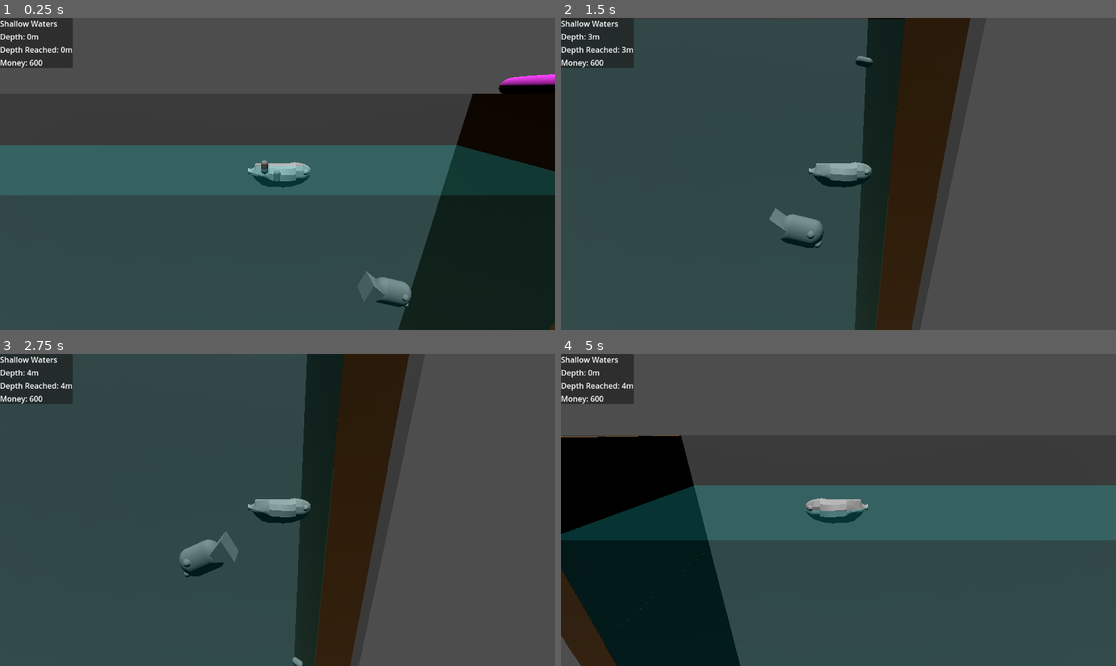
Above: before the commit, frames 1-4 (two rows, left to right).
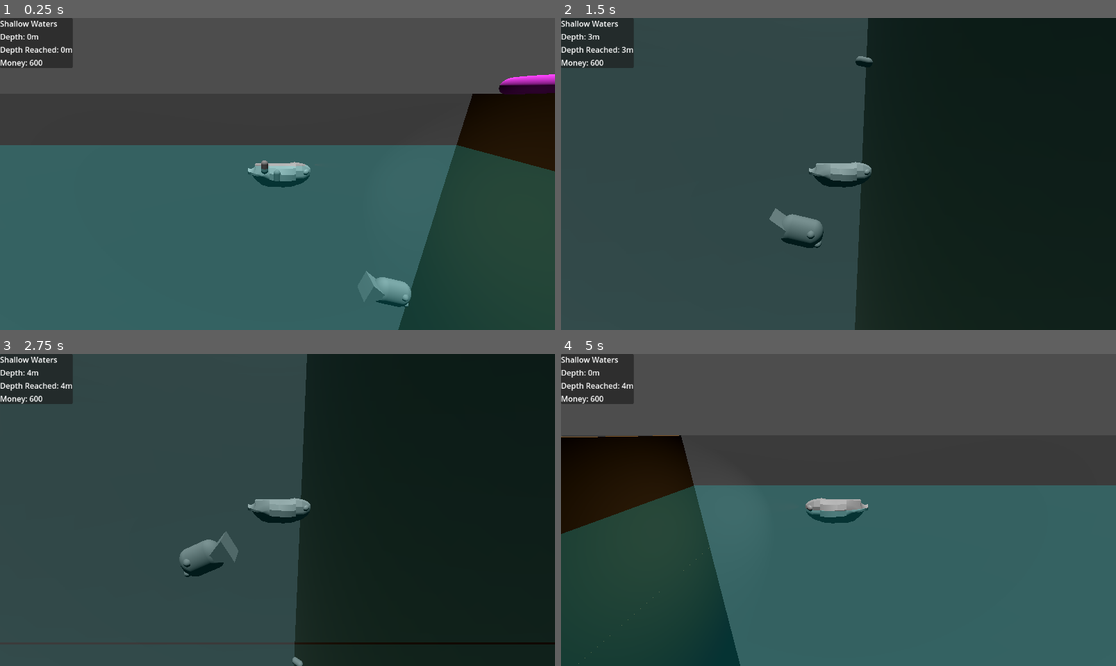
Above: after the commit, the same moments.

Repository: manusfishy/too-fishy
Game: Godot game, scene res://scenes/main_scene.tscn
The game is run twice, just before and just after one commit, with the same random seed, the same clock (stepped at 60 frames per second) and the same inputs.
Inputs (mouse positions are in pixels of both pictures, inside the frame that each line leads up to):
- Up to frame 1 (0.25 s): no input
- Up to frame 2 (1.5 s): move the mouse to (960, 158) at 0.52 s; press the mouse at (960, 158) at 0.53 s; hold Right (move_right) 0.53-1.28 s; move the mouse to (727, 189) at 1.27 s; release the mouse at (727, 189) at 1.28 s; hold Down (move_down) from 1.28 s (still down); click (727, 189) at 1.35 s
- Up to frame 3 (2.75 s): move the mouse to (333, 441) at 2.02 s; release Down (move_down) at 2.03 s; press the mouse at (333, 441) at 2.03 s; hold Right (move_right) from 2.03 s (still down)
- Up to frame 4 (5 s): move the mouse to (810, 572) at 2.77 s; release Right (move_right) at 2.78 s; release the mouse at (810, 572) at 2.78 s; hold Up (move_up) 2.78-3.53 s; click (810, 572) at 2.85 s; move the mouse to (1005, 556) at 3.52 s; press the mouse at (1005, 556) at 3.53 s; hold Left (move_left) from 3.53 s (still down); move the mouse to (672, 463) at 4.27 s; release the mouse at (672, 463) at 4.28 s; click (672, 463) at 4.35 s

The runs differ from the first frame. In frame 1, 30% of the frame differs, in the area x 0-100%, y 21-100%; in frame 2, 41%; in frame 3, 41%, in the area x 53-100%, y 0-100%; in frame 4, 33%.

Commit message:
added sub light and made scene a bit nicer

Diff:
--- a/scenes/level_barrier.tscn
+++ b/scenes/level_barrier.tscn
@@ -10,7 +10,7 @@
 [node name="LevelBarrier" type="StaticBody3D"]
 
 [node name="Mesh" type="MeshInstance3D" parent="."]
-transform = Transform3D(1, 0, 0, 0, 25, 0, 0, 0, 5, -0.017, 0, 0.003)
+transform = Transform3D(1, 0, 0, 0, 25, 0, 0, 0, 17.2673, -0.017, 0, 5.73977)
 material_override = ExtResource("1_s7vpu")
 mesh = SubResource("BoxMesh_o3jxj")
 skeleton = NodePath("../..")
--- a/scenes/main_scene.tscn
+++ b/scenes/main_scene.tscn
@@ -46,7 +46,7 @@
 skeleton = NodePath("../../..")
 
 [node name="Water" type="MeshInstance3D" parent="Level/StartSection"]
-transform = Transform3D(-29.111, 0, 8.07828e-07, 0, 15.0361, 0, -4.39564e-06, 0, -5.35, -15.1, -5.00898, -0.986874)
+transform = Transform3D(-29.111, 0, 1.50996e-06, 0, 15.036, 0, -4.39564e-06, 0, -10, -15.1, -5, 0)
 material_override = ExtResource("3_gubc5")
 mesh = SubResource("BoxMesh_18nlu")
 skeleton = NodePath("")
--- a/scenes/player.tscn
+++ b/scenes/player.tscn
@@ -53,4 +53,8 @@
 
 [node name="submarine" parent="Pivot" instance=ExtResource("2_qhqgy")]
 
+[node name="SpotLight3D" type="SpotLight3D" parent="Pivot"]
+transform = Transform3D(-0.00543467, 0.017621, -0.0464754, 0, 0.0467524, 0.017726, 0.0497038, 0.0019267, -0.00508168, 0.0540619, 0.0188983, -0.000746775)
+spot_range = 15.0794
+
 [connection signal="body_entered" from="hook" to="hook" method="_on_body_entered"]
--- a/scenes/section.tscn
+++ b/scenes/section.tscn
@@ -18,7 +18,7 @@
 skeleton = NodePath("../..")
 
 [node name="Water" type="MeshInstance3D" parent="."]
-transform = Transform3D(29.111, 0, 0, 0, 25, 0, 0, 0, 5.35, -15.082, 0, 1.685)
+transform = Transform3D(29.111, 0, 0, 0, 25, 0, 0, 0, 5.35, -15.082, 0, 5)
 mesh = SubResource("QuadMesh_d41wi")
 skeleton = NodePath("")
 surface_material_override/0 = ExtResource("1_d41wi")
